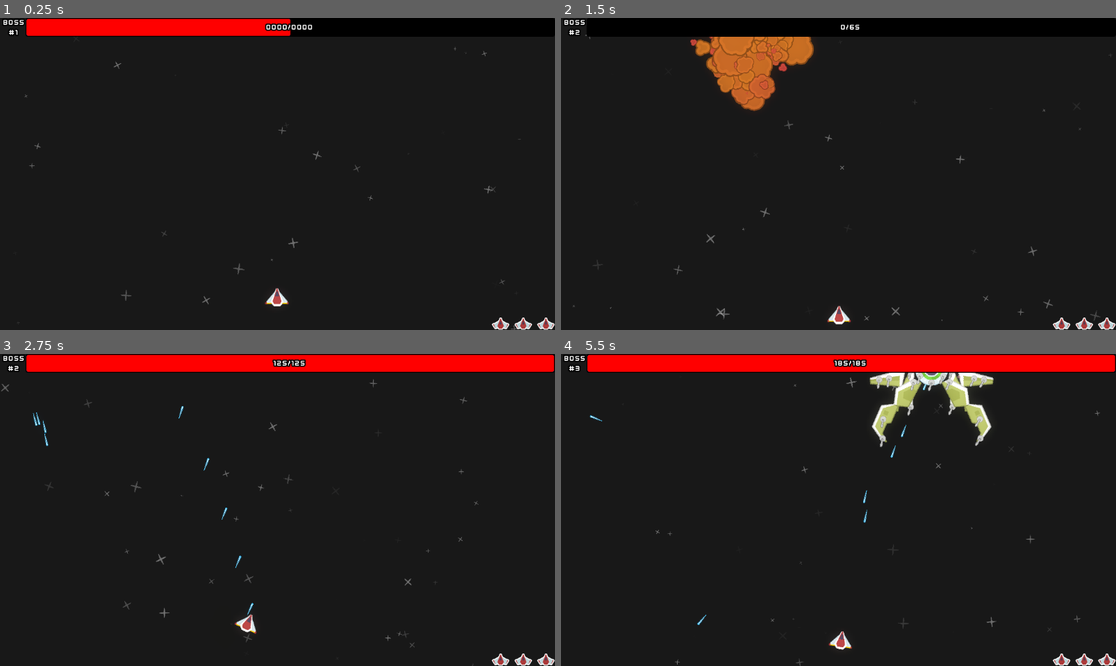
Above: before the commit, frames 1-4 (two rows, left to right).
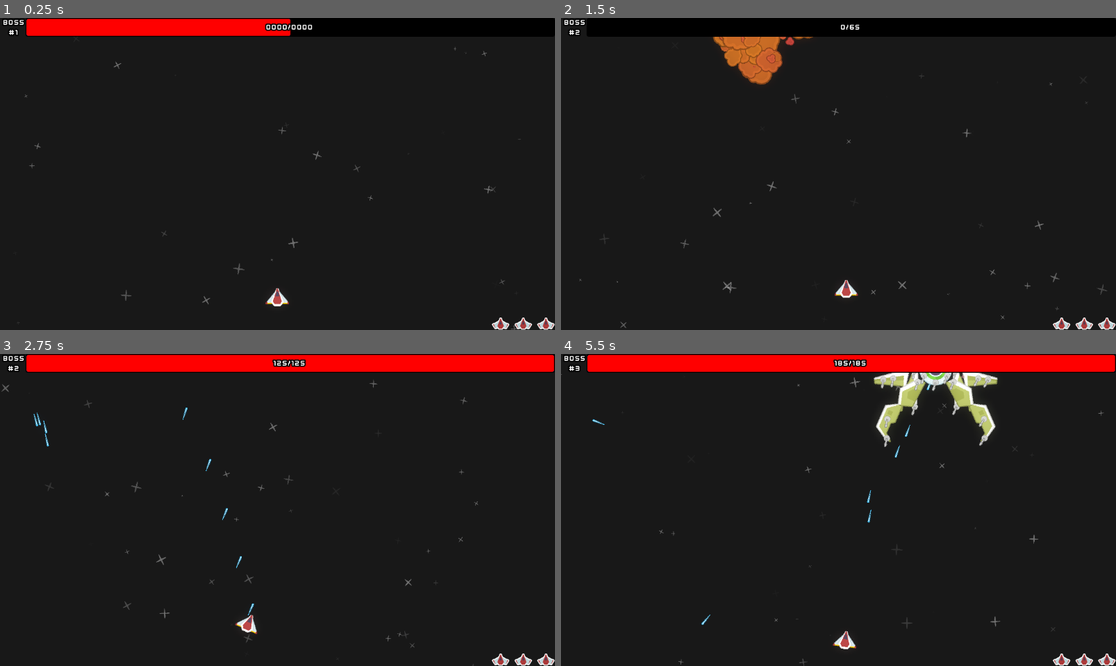
Above: after the commit, the same moments.

Repository: Noxalus/GMTK-2024
Game: Godot game, scene res://scenes/game.tscn
Two runs of this game, one before a commit and one after it. Both use one fixed random seed, a clock stepped at 60 frames per second and the inputs below.
Inputs (mouse positions are in pixels of both pictures, inside the frame that each line leads up to):
- Up to frame 1 (0.25 s): no input
- Up to frame 2 (1.5 s): move the mouse to (960, 158) at 0.52 s; hold D (move_right) 0.53-1.28 s; hold Shift (focus) 0.53-1.28 s; move the mouse to (727, 189) at 1.27 s; hold S (move_down) from 1.28 s (still down); tap Page Up (next_boss) at 1.35 s
- Up to frame 3 (2.75 s): move the mouse to (333, 441) at 2.02 s; release S (move_down) at 2.03 s; press the mouse at (333, 441) at 2.03 s; hold D (move_right) from 2.03 s (still down)
- Up to frame 4 (5.5 s): move the mouse to (810, 572) at 2.77 s; release D (move_right) at 2.78 s; release the mouse at (810, 572) at 2.78 s; hold W (move_up) 2.78-3.53 s; tap Shift (focus) at 2.85 s; move the mouse to (1005, 556) at 3.52 s; hold A (move_left) 3.53-5.03 s; tap Page Up (next_boss) at 3.6 s; move the mouse to (672, 463) at 4.27 s; click (672, 463) at 4.35 s; move the mouse to (866, 510) at 5.02 s; hold S (move_down) from 5.03 s (still down); hold Shift (focus) from 5.03 s (still down)

The runs differ from the first frame. In frame 1, less than 0.1% of the frame differs, in the area x 47-53%, y 86-93%; in frame 2, 2.9%, in the area x 2-100%, y 5-100%; in frame 3, 0.4%; in frame 4, 2.4%.

Commit message:
Fix camera shake.

Diff:
--- a/forever-warning/scenes/player.tscn
+++ b/forever-warning/scenes/player.tscn
@@ -1,9 +1,10 @@
-[gd_scene load_steps=9 format=3 uid="uid://55hgfllu4oyd"]
+[gd_scene load_steps=10 format=3 uid="uid://55hgfllu4oyd"]
 
 [ext_resource type="Texture2D" uid="uid://d3uerrrmy6kcm" path="res://assets/sprites/player_ship.png" id="1_xdjxy"]
 [ext_resource type="Script" path="res://scripts/player.gd" id="1_yv0xi"]
 [ext_resource type="AudioStream" uid="uid://5u2pveb441c1" path="res://assets/audio/sfx/hit.wav" id="3_061m7"]
 [ext_resource type="AudioStream" uid="uid://cmnxytjdtq36i" path="res://assets/audio/sfx/shoot.wav" id="3_l5qrk"]
+[ext_resource type="Script" path="res://scripts/camera.gd" id="5_8fr2p"]
 [ext_resource type="PackedScene" uid="uid://dk3qfnhyguxpu" path="res://scenes/fx/stars_fx.tscn" id="5_j1dpa"]
 
 [sub_resource type="CircleShape2D" id="CircleShape2D_m63fx"]
@@ -72,10 +73,11 @@
 stream = SubResource("AudioStreamRandomizer_pb35m")
 
 [node name="Camera2D" type="Camera2D" parent="."]
-position = Vector2(1, -256)
+position = Vector2(0, -256)
 position_smoothing_enabled = true
 position_smoothing_speed = 10.0
 rotation_smoothing_enabled = true
+script = ExtResource("5_8fr2p")
 
 [node name="GPUParticles2D" parent="Camera2D" instance=ExtResource("5_j1dpa")]
 self_modulate = Color(1, 1, 1, 0.376471)
--- a/forever-warning/scripts/camera.gd
+++ b/forever-warning/scripts/camera.gd
@@ -8,14 +8,18 @@
 
 func _init():
 	base_position = position
+	print(base_position)
+
+func _ready():
 	game.camera = self
 
 func _process(delta):
 	if shake_amount > 0:
-		position.x = randf_range(-shake_base_amount, shake_base_amount) * shake_amount
-		position.y = randf_range(-shake_base_amount, shake_base_amount) * shake_amount
+		position.x = base_position.x + randf_range(-shake_base_amount, shake_base_amount) * shake_amount
+		position.y = base_position.y + randf_range(-shake_base_amount, shake_base_amount) * shake_amount
+		shake_amount = lerp(shake_amount, 0.0, shake_dampening)
 	else:
 		position = base_position
 
 func shake(amount: float):
-	shake_amount = amount
+	shake_amount += amount
--- a/forever-warning/scripts/game.gd
+++ b/forever-warning/scripts/game.gd
@@ -99,6 +99,7 @@
 	instance.position = pos
 	instance.emitting = true
 	get_tree().current_scene.add_child(instance)
+	game.camera.shake(20)
 
 func set_player(p):
 	player = p
--- a/forever-warning/scripts/player_bullet.gd
+++ b/forever-warning/scripts/player_bullet.gd
@@ -26,5 +26,5 @@
 			get_tree().current_scene.add_child(instance)
 			area.damage(1)
 			game.player.play_hit_sound()
-			#game.camera.shake(10)
+			game.camera.shake(5)
 			queue_free()
